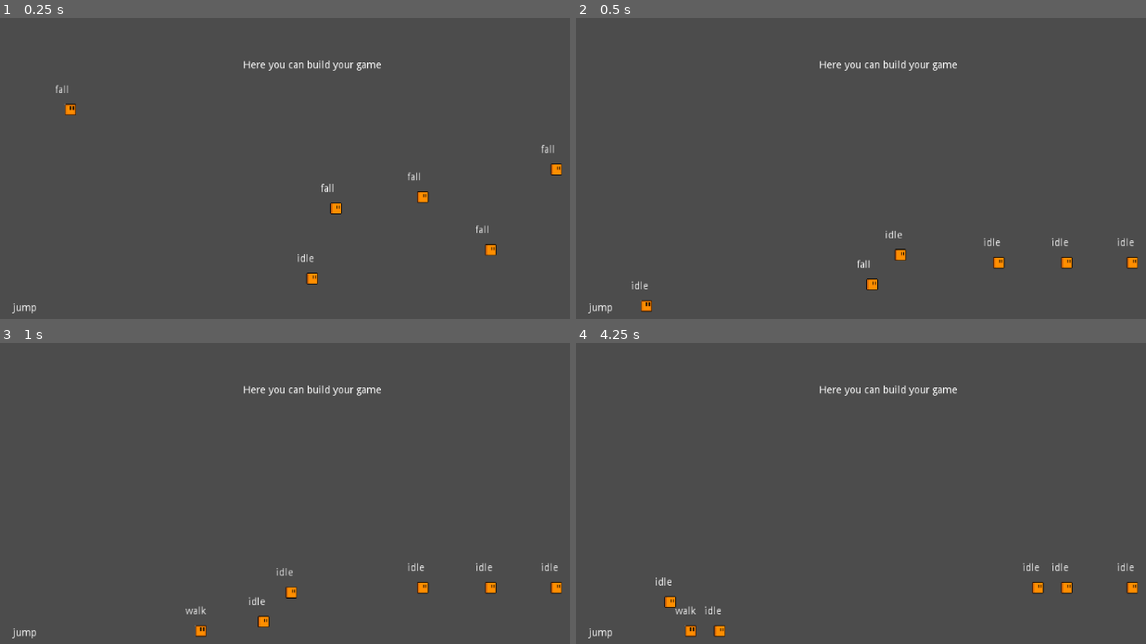
Above: before the commit, frames 1-4 (two rows, left to right).
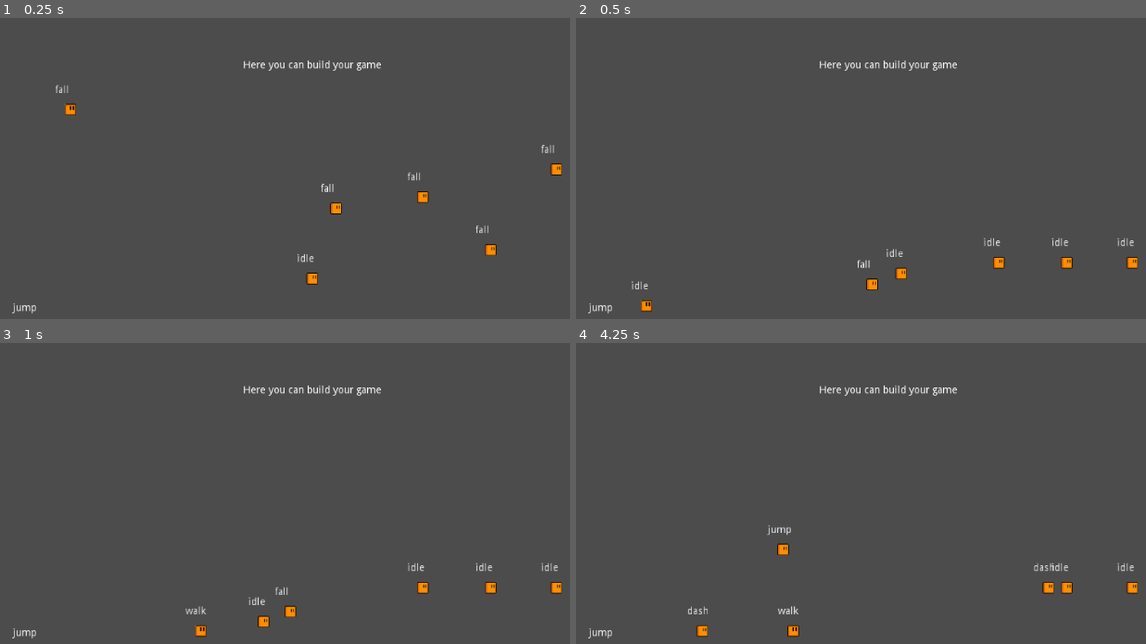
Above: after the commit, the same moments.

Repository: notapixelstudio/evolvania
Game: Godot game, scene res://screens/game_screen/Game.tscn
Two runs of this game, one before a commit and one after it. Both use one fixed random seed, a clock stepped at 60 frames per second and the inputs below.
Inputs (mouse positions are in pixels of both pictures, inside the frame that each line leads up to):
- Up to frame 1 (0.25 s): no input
- Up to frame 2 (0.5 s): no input
- Up to frame 3 (1 s): tap Enter (ui_accept) at 0.5, 0.77 s; move the mouse to (535, 463) at 0.52 s; hold Right (ui_right) from 0.53 s (still down); click (535, 463) at 0.67 s
- Up to frame 4 (4.25 s): release Right (ui_right) at 1.25 s; drag from (798, 508) to (587, 628) at 1.27 s; move the mouse to (1020, 391) at 2.02 s; hold Left (ui_left) 2.03-2.75 s; drag from (912, 571) to (724, 421) at 2.77 s; move the mouse to (outside the picture) at 3.52 s; hold Right (ui_right) from 3.53 s (still down); tap Enter (ui_accept) at 3.77 s

Frame 1 is identical in both runs. In frame 2, 0.2% of the frame differs, in the area x 54-59%, y 70-87%; in frame 3, 0.2%; in frame 4, 0.9%, in the area x 13-84%, y 60-98%.

Commit message:
Collision masks set to avoid collisions between characters

Diff:
--- a/actors/AIWithState.tscn
+++ b/actors/AIWithState.tscn
@@ -19,11 +19,11 @@
 [node name="AI" type="KinematicBody2D"]
 input_pickable = false
 collision_layer = 1
-collision_mask = 1
+collision_mask = 0
 collision/safe_margin = 0.08
 motion/sync_to_physics = false
 script = ExtResource( 1 )
-_sections_unfolded = [ "collision", "motion" ]
+_sections_unfolded = [ "Collision", "collision", "motion" ]
 GRAVITY = 50
 FLOOR_NORMAL = Vector2( 0, -1 )
 SLOPE_STOP_SPEED = 200
--- a/actors/HeroWithState.tscn
+++ b/actors/HeroWithState.tscn
@@ -18,11 +18,11 @@
 [node name="Hero" type="KinematicBody2D"]
 input_pickable = false
 collision_layer = 1
-collision_mask = 1
+collision_mask = 0
 collision/safe_margin = 0.08
 motion/sync_to_physics = false
 script = ExtResource( 1 )
-_sections_unfolded = [ "collision", "motion" ]
+_sections_unfolded = [ "Collision", "collision", "motion" ]
 GRAVITY = 50
 FLOOR_NORMAL = Vector2( 0, -1 )
 SLOPE_STOP_SPEED = 200
